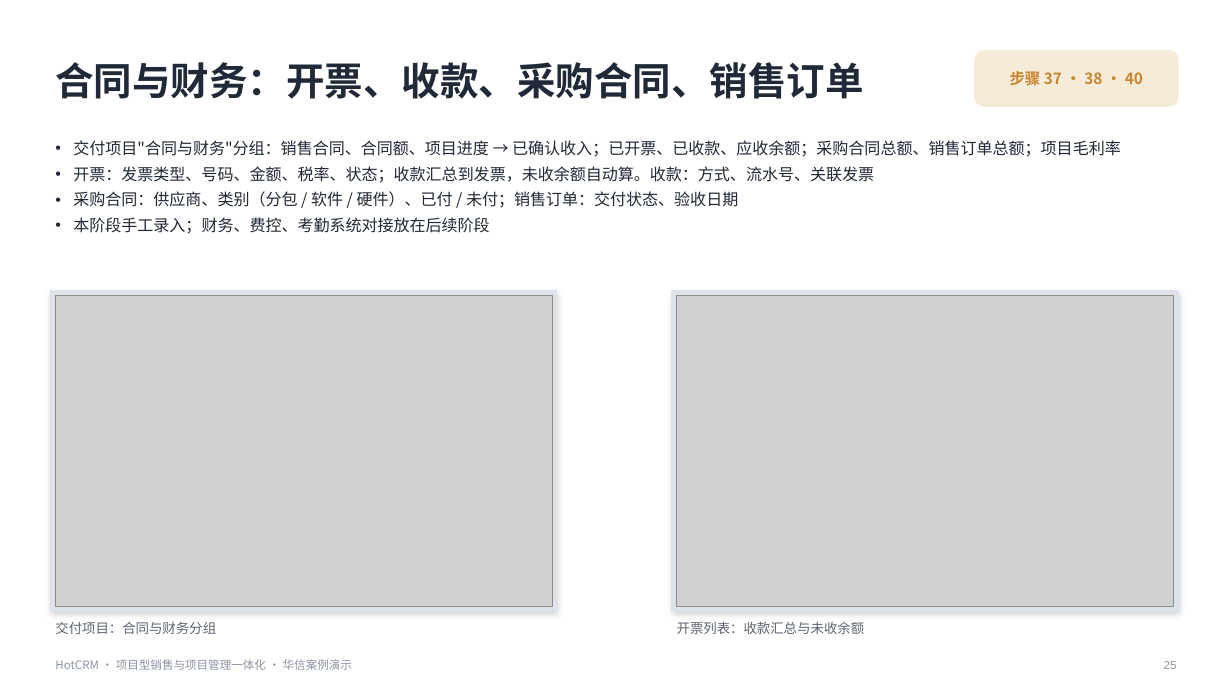
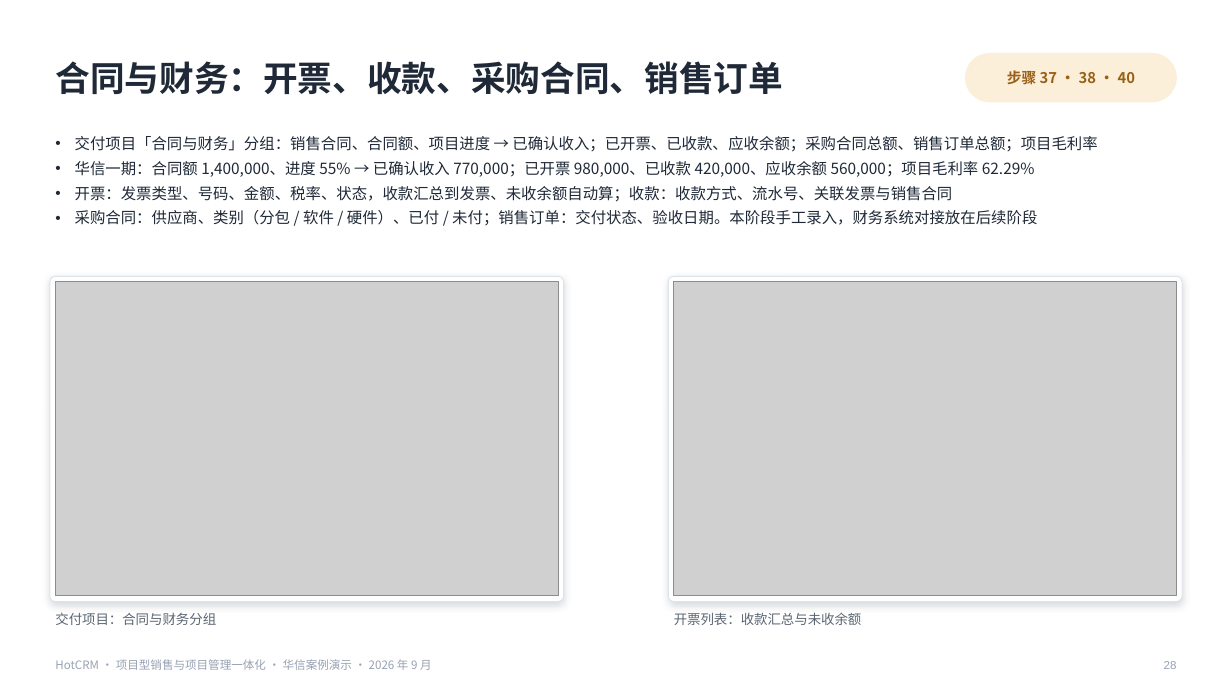
Before and after one commit to sunhaolin/hotcrm, a slide deck: slide 28 of docs/demo/psa-presales/客户汇报-华信案例.pptx (slide 25 before the commit). Drawn at 1232x693 pixels with LibreOffice and Linux fonts; fonts in the diff are those of the drawing; grey boxes stand for pictures. Boxes give left, top, right and bottom in pixels: in the first picture for what was removed or moved away, otherwise in the second. Text is boxed around its words. In the diff, an @@ line names an element or a change of style, - is before the commit and + after.

```diff
--- a/docs/demo/psa-presales/客户汇报-华信案例.pptx
+++ b/docs/demo/psa-presales/客户汇报-华信案例.pptx
@@ text "合同与财务：开票、收款、采购合同、销售订单" at box(55, 61, 783, 95): size 30 to 27 pt @@
@@ text "步骤 37 · 38 · ..." at box(1007, 70, 1135, 84): size 12 to 11.5 pt, text colour #C8842E to #9A5F16 @@
@@ rounded rectangle: place and size @@
-rounded rectangle at box(975, 51, 1178, 106)
+rounded rectangle at box(966, 54, 1177, 102)
@@ rounded rectangle at box(966, 54, 1177, 102): fill #F6EAD8 to #FBEFD9; outline #F6EAD8 1 pt to #FBEFD9 1 pt; proportions changed @@
@@ text at box(75, 136, 1097, 226): text changed; size 12.5 to 12 pt @@
-• 交付项目"合同与财务"分组：销售合同、合同额、项目进度 → 已确认收入；已开票、已收款、应收余额；采购合同总额、销售订单总额；项目毛利率
-• 开票：发票类型、号码、金额、税率、状态；收款汇总到发票，未收余额自动算。收款：方式、流水号、关联发票
-• 采购合同：供应商、类别（分包 / 软件 / 硬件）、已付 / 未付；销售订单：交付状态、验收日期
-• 本阶段手工录入；财务、费控、考勤系统对接放在后续阶段
+• 交付项目「合同与财务」分组：销售合同、合同额、项目进度 → 已确认收入；已开票、已收款、应收余额；采购合同总额、销售订单总额；项目毛利率
+• 华信一期：合同额 1,400,000、进度 55% → 已确认收入 770,000；已开票 980,000、已收款 420,000、应收余额 560,000；项目毛利率 62.29%
+• 开票：发票类型、号码、金额、税率、状态，收款汇总到发票、未收余额自动算；收款：收款方式、流水号、关联发票与销售合同
+• 采购合同：供应商、类别（分包 / 软件 / 硬件）、已付 / 未付；销售订单：交付状态、验收日期。本阶段手工录入，财务系统对接放在后续阶段
@@ rounded rectangle added at box(50, 276, 564, 602), fill #FFFFFF, outline #DDE3EB 0.75 pt @@
@@ rectangle removed at box(51, 291, 557, 611) @@
@@ picture: place and size @@
-picture at box(55, 296, 553, 606)
+picture at box(55, 282, 558, 596)
@@ rounded rectangle added at box(668, 276, 1182, 602), fill #FFFFFF, outline #DDE3EB 0.75 pt @@
@@ rectangle removed at box(672, 291, 1178, 611) @@
@@ picture: place and size @@
-picture at box(677, 296, 1174, 606)
+picture at box(674, 282, 1177, 596)
@@ text "交付项目：合同与财务分组": place and size @@
-text "交付项目：合同与财务分组" at box(55, 621, 216, 634)
+text "交付项目：合同与财务分组" at box(55, 612, 216, 625)
@@ text "开票列表：收款汇总与未收余额": place and size @@
-text "开票列表：收款汇总与未收余额" at box(677, 621, 865, 634)
+text "开票列表：收款汇总与未收余额" at box(674, 612, 862, 625)
@@ text at box(55, 659, 432, 670): text changed; text colour #8A94A3 to #98A2B3 @@
-HotCRM · 项目型销售与项目管理一体化 · 华信案例演示
+HotCRM · 项目型销售与项目管理一体化 · 华信案例演示 · 2026 年 9 月
@@ text at box(1164, 661, 1177, 669): text changed; text colour #8A94A3 to #98A2B3 @@
-25
+28
```
Also in this commit, not shown: 31 other slides changed, 3 slides added, 49 other files.
